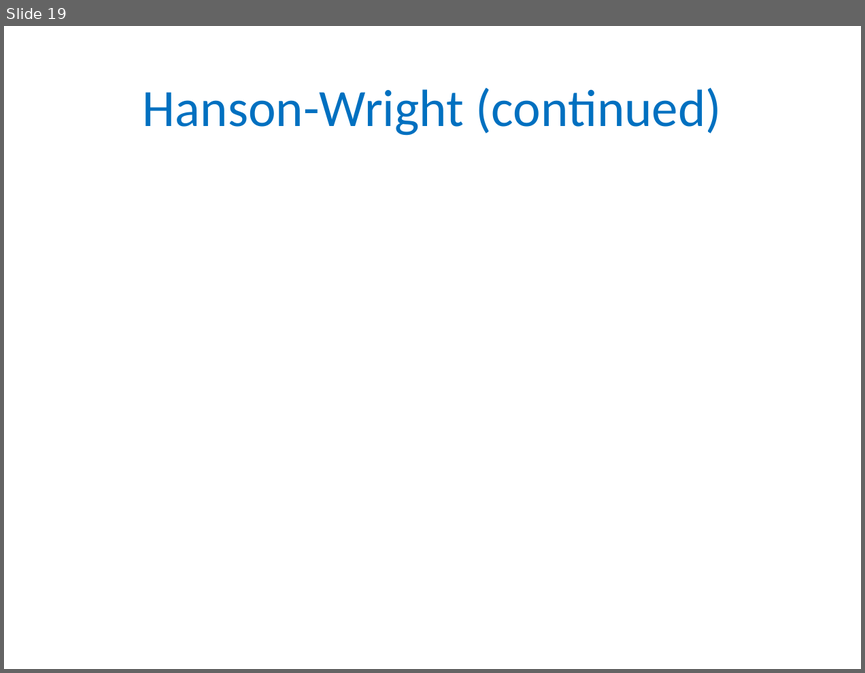
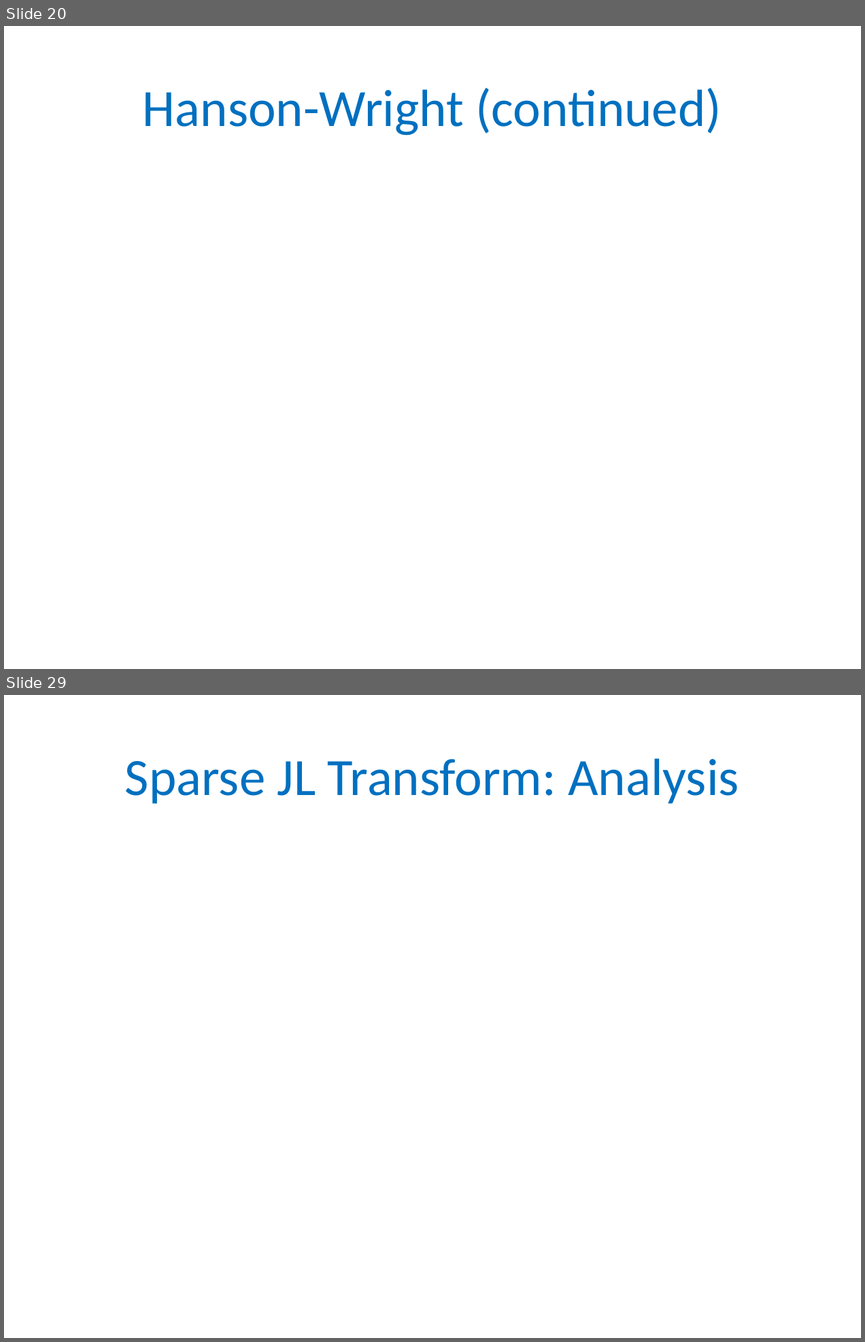
Before and after one commit to gyaroslavtsev/gyaroslavtsev.github.io, a slide deck: big-data/lecture05.pptx. Shown one above the other, each under a label of ours: slide 19 before the commit, slides 20 and 29 after it; the slides between them are not shown. The pictures are 865x673 and 865x1342 pixels, drawn with LibreOffice and Linux fonts; fonts in the diff are those of the drawing; grey boxes stand for pictures. Boxes give left, top, right and bottom in pixels: in the first picture for what was removed or moved away, otherwise in the second. Text is boxed around its words. In the diff, an @@ line names an element or a change of style, - is before the commit and + after.

```diff
--- a/big-data/lecture05.pptx
+++ b/big-data/lecture05.pptx
@@ slide 29 added at box(4, 695, 861, 1338), background #FFFFFF @@
@@ title added at box(125, 758, 738, 804), 44 pt, text #0070C0 @@
+Sparse JL Transform: Analysis
@@ what was slide 19 is now slide 20 @@
```
Also in this commit, not shown: 12 other slides added, 3 other files.
